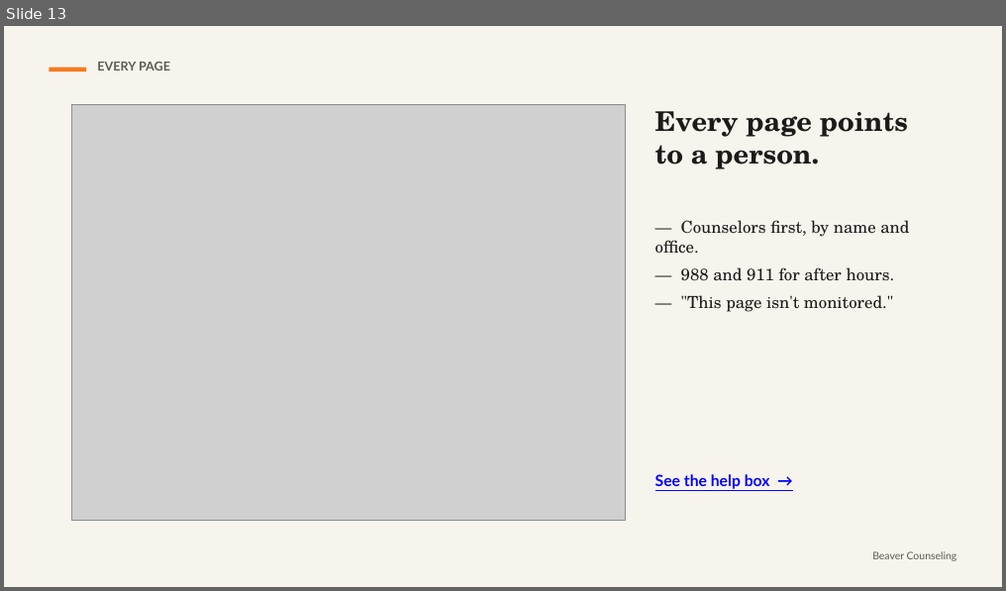
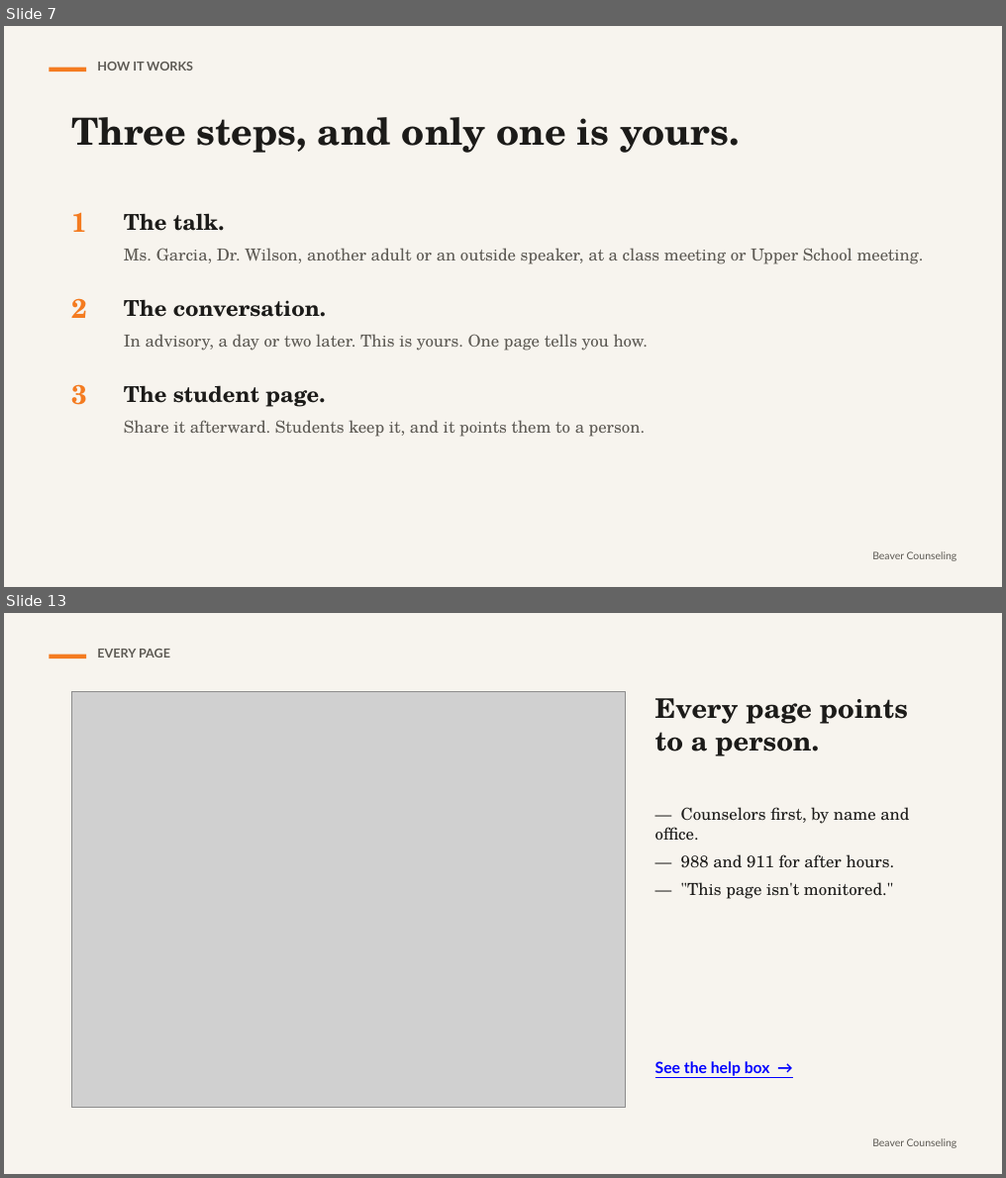
Before and after one commit to rmwtoolkit/bcds-toolkit, a slide deck: decks/using-the-toolkit-lesson-v2.pptx. Shown one above the other, each under a label of ours: slide 13 before the commit, slides 7 and 13 after it; the slides between them are not shown. The pictures are 1006x591 and 1006x1178 pixels, drawn with LibreOffice and Linux fonts; fonts in the diff are those of the drawing; grey boxes stand for pictures. Boxes give left, top, right and bottom in pixels: in the first picture for what was removed or moved away, otherwise in the second. Text is boxed around its words. In the diff, an @@ line names an element or a change of style, - is before the commit and + after.

```diff
--- a/decks/using-the-toolkit-lesson-v2.pptx
+++ b/decks/using-the-toolkit-lesson-v2.pptx
@@ slide 7 added at <box>4,26,1002,587</box>, background #F7F4EE @@
@@ rectangle added at <box>49,68,86,72</box>, fill #F47B20 @@
@@ text added at <box>97,62,193,71</box>, 12 pt, text #5D5A54, bold @@
+HOW IT WORKS
@@ text added at <box>71,117,740,153</box>, 36 pt, text #1C1B19, bold @@
+Three steps, and only one is yours.
@@ text added at <box>71,212,87,232</box>, 26 pt, text #F47B20, bold @@
+1
@@ text added at <box>124,213,924,265</box>, 16 pt, text #5D5A54 @@
+The talk.
+Ms. Garcia, Dr. Wilson, another adult or an outside speaker, at a class meeting or Upper School meeting.
@@ text added at <box>71,298,87,318</box>, 26 pt, text #F47B20, bold @@
+2
@@ text added at <box>124,299,648,351</box>, 16 pt, text #5D5A54 @@
+The conversation.
+In advisory, a day or two later. This is yours. One page tells you how.
@@ text added at <box>71,384,87,405</box>, 26 pt, text #F47B20, bold @@
+3
@@ text added at <box>124,385,645,437</box>, 16 pt, text #5D5A54 @@
+The student page.
+Share it afterward. Students keep it, and it points them to a person.
@@ text added at <box>872,552,957,562</box>, 10 pt, text #5D5A54 @@
+Beaver Counseling
```
Also in this commit, not shown: 7 slides changed, 5 other slides added, 10 slides removed, 2 other files.
